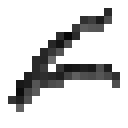
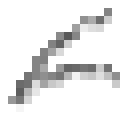
Before/after of a 128×128 layered artwork. What changed in the layer stack:
added layer "Attempt 3" above "Attempt 2" over [8, 8, 120, 112]
